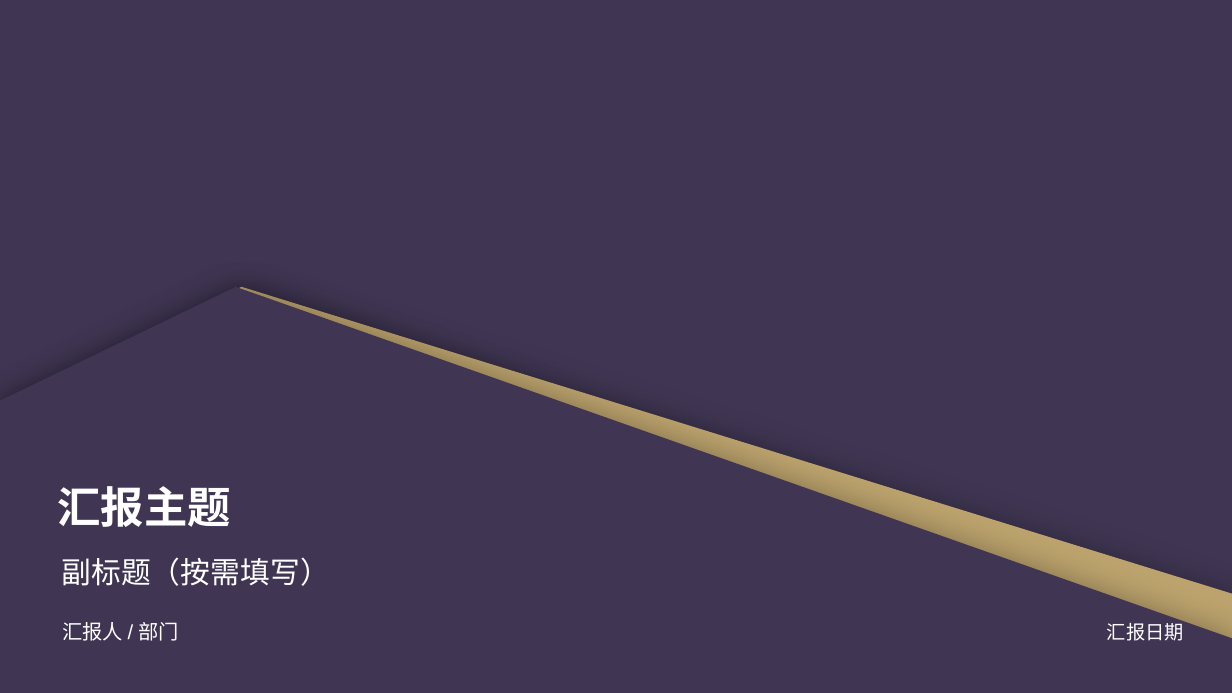
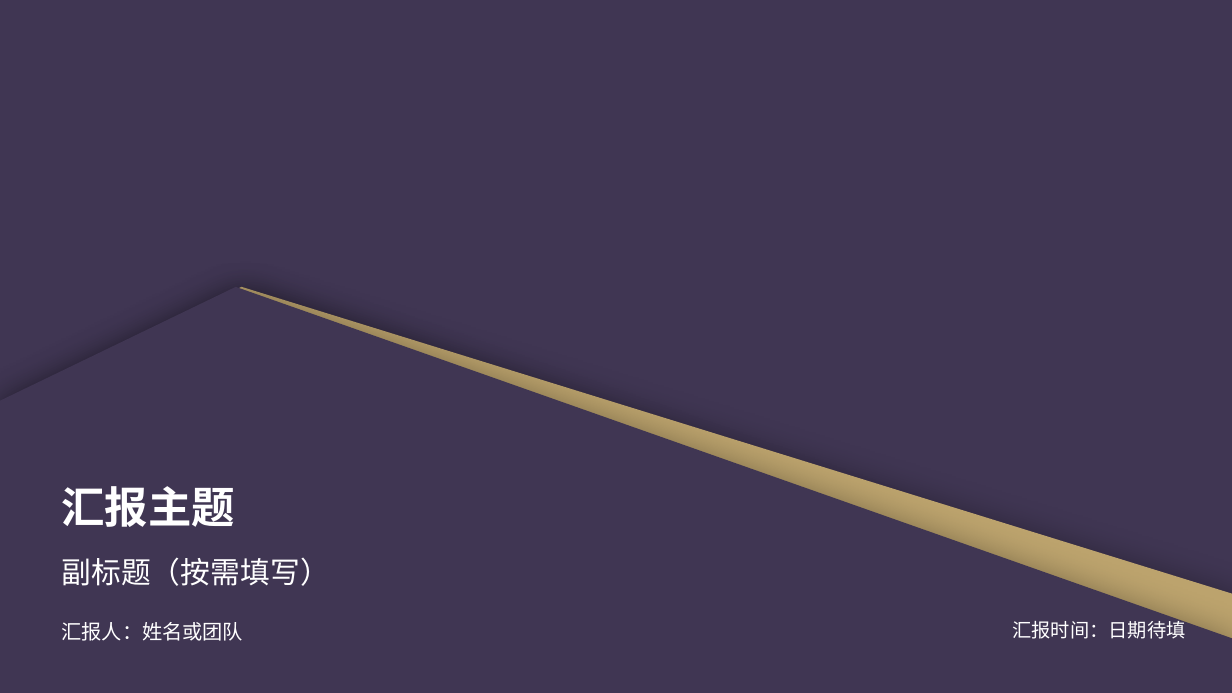
Before and after one commit to 2503668375-boop/hualang-ppt-skill, a slide deck: slide 1 of artifact-template-hualang-school/assets/reference.pptx. Drawn at 1232x693 pixels with LibreOffice and Linux fonts; fonts in the diff are those of the drawing; background and template pictures are left out. Boxes give left, top, right and bottom in pixels: in the first picture for what was removed or moved away, otherwise in the second. Text is boxed around its words. In the diff, an @@ line names an element or a change of style, - is before the commit and + after.

```diff
--- a/artifact-template-hualang-school/assets/reference.pptx
+++ b/artifact-template-hualang-school/assets/reference.pptx
@@ text "汇报主题": place and size @@
-text "汇报主题" at box(58, 486, 231, 527)
+text "汇报主题" at box(62, 486, 235, 527)
@@ text at box(62, 622, 244, 641): text changed @@
-汇报人 / 部门
+汇报人：姓名或团队
@@ text at box(1012, 618, 1185, 639): text changed @@
-汇报日期
+汇报时间：日期待填
```
Also in this commit, not shown: 1 other slide changed, 26 other files.
